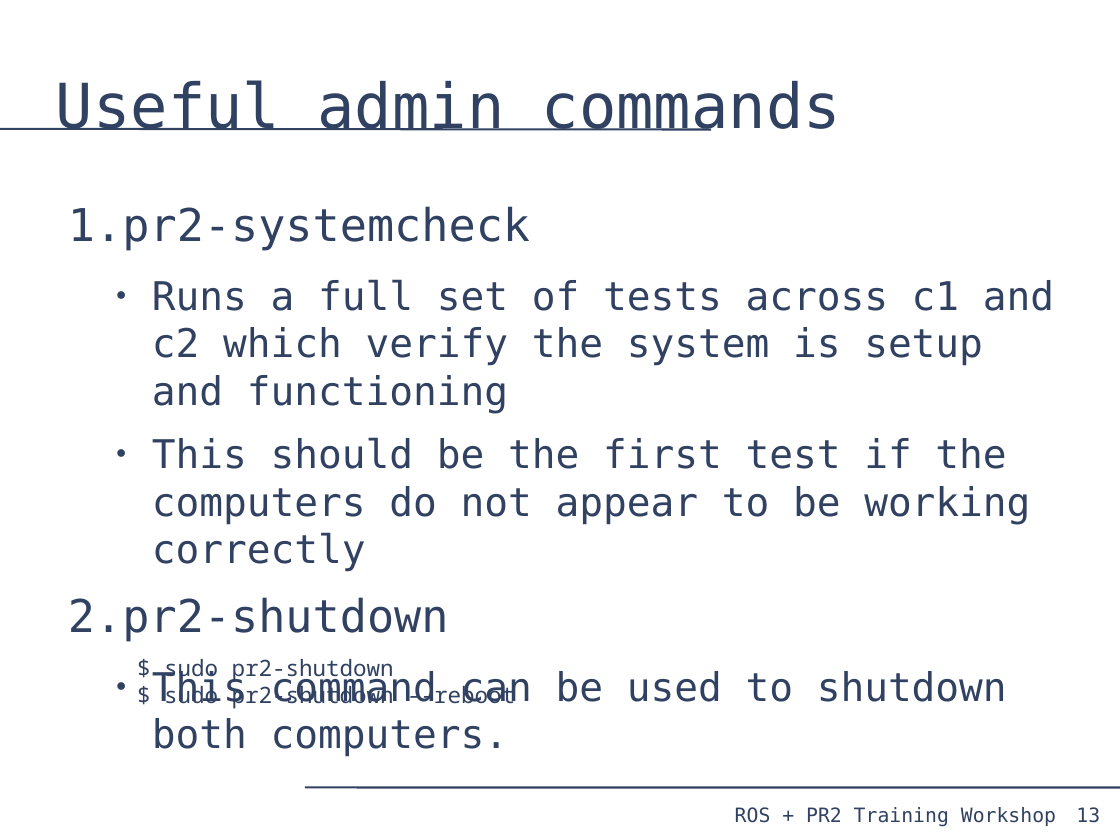
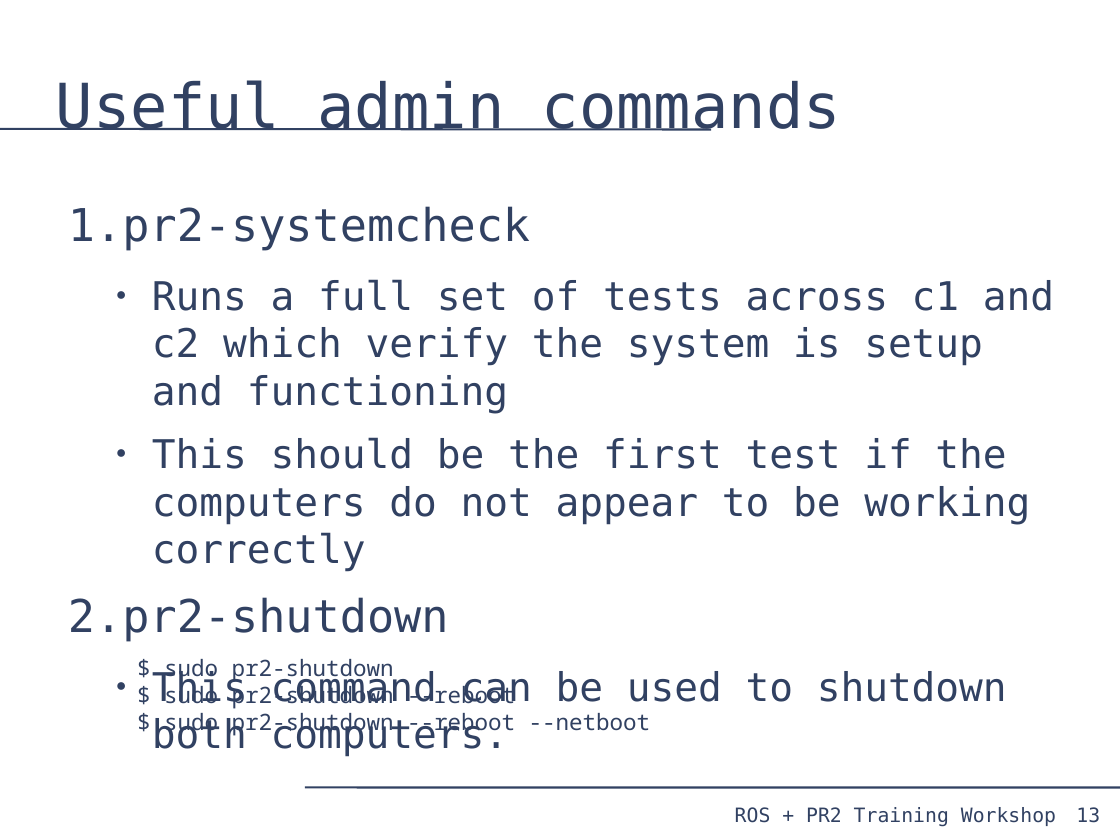
Before and after one commit to PR2/pr2_docs, a slide deck: slide 13 of pr2_training_workshop/pr2_sysadmin/pr2_syasdmin.odp. Drawn at 1120x840 pixels with LibreOffice and Linux fonts; fonts in the diff are those of the drawing. Boxes give left, top, right and bottom in pixels: in the first picture for what was removed or moved away, otherwise in the second. Text is boxed around its words. In the diff, an @@ line names an element or a change of style, - is before the commit and + after.

```diff
--- a/pr2_training_workshop/pr2_sysadmin/pr2_syasdmin.odp
+++ b/pr2_training_workshop/pr2_sysadmin/pr2_syasdmin.odp
@@ text at (164, 713, 651, 736): paragraph added @@
+$ sudo pr2-shutdown --reboot --netboot
```
Also in this commit, not shown: 3 other slides changed, 2 other files.
